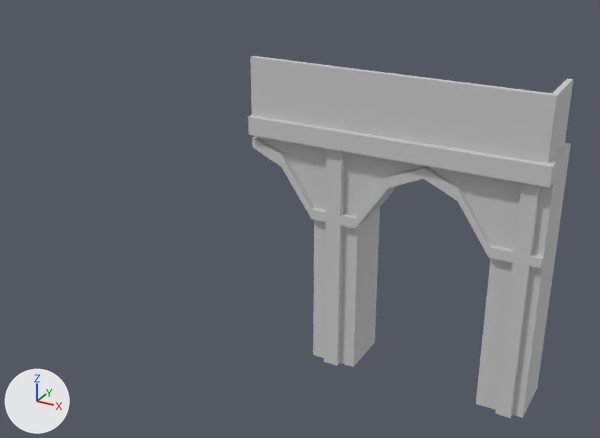
What one commit did to the FBX model Bongo/Assets/Models/Bogenbalkon.FBX.
Camera for both pictures: a 50 mm camera at (2.873, -1.697, 1.557) aimed at (1.648, 0.53, 0.444). Arrows for +X, +Y and +Z are at lower left; the lights stay in place. Where no turn or scale is listed for an object, it has been applied to the vertices.

The first picture shows 'Bogenbalkon'.
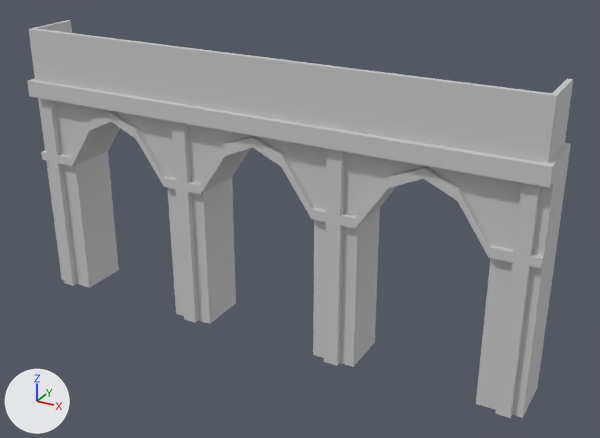
What differs and where, as boxes (x1, y1, x2, y2) in the pictures (600 x 438 px):
'Bogenbalkon', reshaped (68% wider, 10% taller): before (248, 56, 573, 418); after (27, 20, 573, 418)
part 1 of me_mesh, built on: before (248, 56, 284, 166); after (27, 20, 284, 324)

What changed in the scene script:
```text
Change me_mesh:
    used by ob_bogenbalkon; location = (1.676, 1.743, 0.0)
    remove me_mesh.from_pydata(...)  # 234 vertices, 208 faces; spans x -0.134..0.792, y -1.351..-1.137, z 0.0..0.998
    add me_mesh.from_pydata(...)  # 454 vertices, 416 faces; spans x -1.061..0.792, y -1.351..-1.137, z 0.0..0.998
    me_mesh part 1
    14 vertices move within x -0.134, y -1.351..-1.137, z 0.712..0.998
    31 vertices are added at x -1.061..-0.238, y -1.33..-1.137, z 0.0..0.744
    9 new vertices lie (-0.105, 0.0, 0.0) away from vertices in x -0.134, y -1.351..-1.137, z 0.76..0.998
    9 new vertices lie (-0.107, 0.0, 0.0) away from vertices in x -0.239, y -1.351..-1.137, z 0.76..0.998
    9 new vertices lie (-0.05, 0.0, 0.0) away from vertices in x -0.346, y -1.351..-1.137, z 0.76..0.998
    9 new vertices lie (-0.051, 0.0, 0.0) away from vertices in x -0.396, y -1.351..-1.137, z 0.76..0.998
    9 new vertices lie (-0.05, 0.0, 0.0) away from vertices in x -0.447, y -1.351..-1.137, z 0.76..0.998
    9 new vertices lie (-0.104, 0.0, 0.0) away from vertices in x -0.497, y -1.351..-1.137, z 0.76..0.998
    9 new vertices lie (-0.105, 0.0, 0.0) away from vertices in x -0.601, y -1.351..-1.137, z 0.76..0.998
    9 new vertices lie (-0.104, 0.0, 0.0) away from vertices in x -0.706, y -1.351..-1.137, z 0.76..0.998
    9 new vertices lie (-0.105, 0.0, 0.0) away from vertices in x -0.81, y -1.351..-1.137, z 0.76..0.998
    9 new vertices lie (-0.057, 0.0, 0.0) away from vertices in x -0.915, y -1.351..-1.137, z 0.76..0.998
    9 new vertices lie (-0.011, 0.0, 0.0) away from vertices in x -0.972, y -1.351..-1.137, z 0.76..0.998
    9 new vertices lie (-0.046, 0.0, 0.0) away from vertices in x -0.983, y -1.351..-1.137, z 0.76..0.998
    8 new vertices lie (0.0, 0.0, -0.216) away from vertices in x -1.029..-0.346, y -1.311, z 0.76
    12 new vertices lie (0.0, -0.019, 0.0) away from vertices in x -1.029..-0.346, y -1.311, z 0.544..0.76
    9 new vertices lie (-0.016, 0.0, 0.0) away from vertices in x -1.029, y -1.351..-1.311, z 0.544..0.998
    7 new vertices lie (-0.016, 0.0, 0.0) away from vertices in x -1.045, y -1.351..-1.311, z 0.544..0.817
    5 new vertices lie (0.0, 0.0, -0.033) away from vertices in x -0.915..-0.346, y -1.33, z 0.544
    7 new vertices lie (0.0, 0.019, 0.0) away from vertices in x -1.061..-0.346, y -1.33, z 0.511..0.817
    7 new vertices lie (0.0, 0.0, -0.511) away from vertices in x -0.915..-0.346, y -1.33..-1.311, z 0.511
    11 new vertices lie (0.0, 0.174, 0.0) away from vertices in x -1.061..-0.346, y -1.311, z 0.0..0.998
    5 new vertices lie (0.0, 0.0, -0.031) away from vertices in x -1.061..-1.029, y -1.33..-1.137, z 0.544
    10 new vertices lie (0.0, 0.019, 0.0) away from vertices in x -0.983..-0.239, y -1.33, z 0.512..0.744
    208 new faces join them
```
